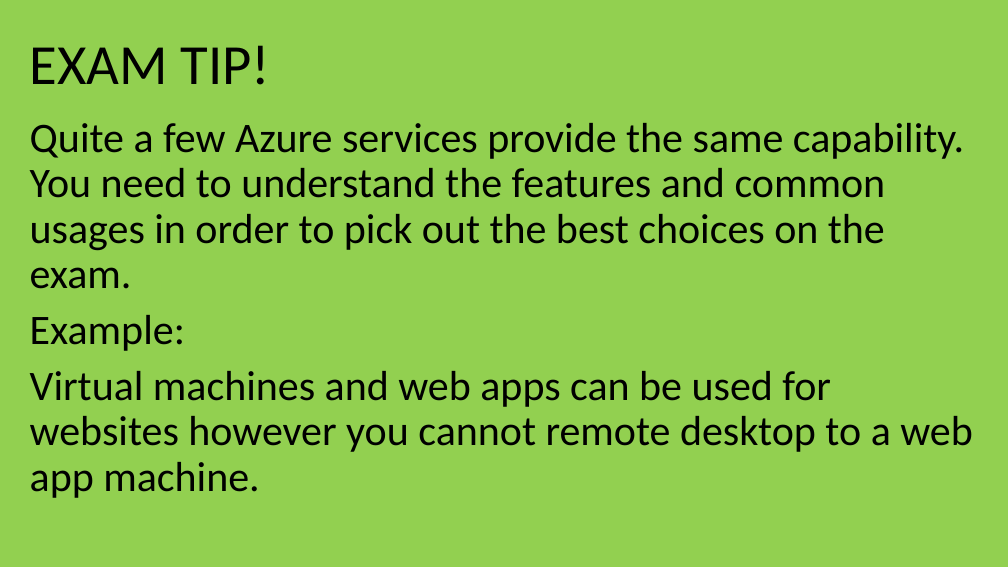
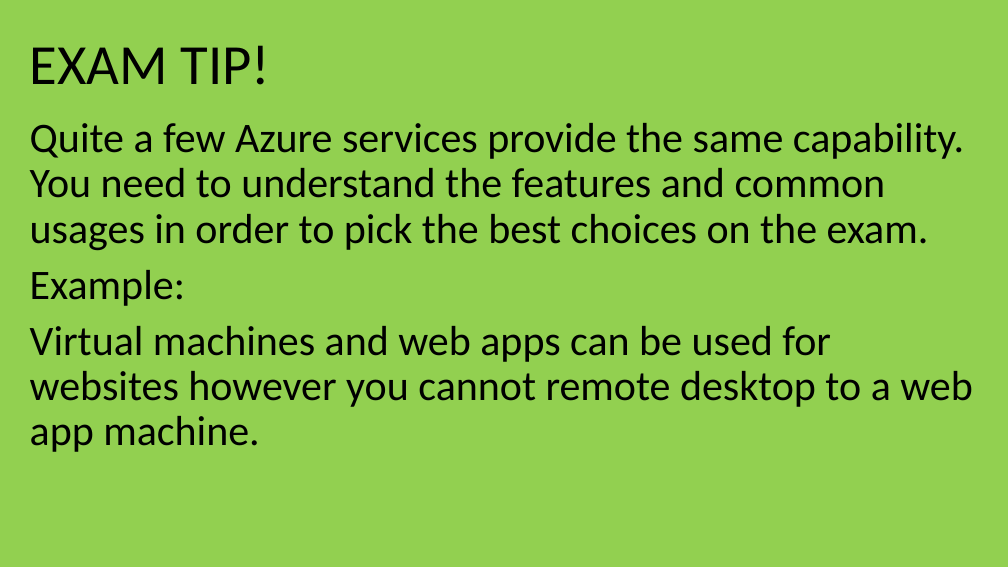
Before and after one commit to guruskill/70-534, a slide deck: slide 13 of Presentations/2017-10-18-Milwaukee/70-534-WebAndMobile.pptx (slide 14 before the commit). Drawn at 1008x567 pixels with LibreOffice and Linux fonts; fonts in the diff are those of the drawing. Boxes give left, top, right and bottom in pixels: in the first picture for what was removed or moved away, otherwise in the second. Text is boxed around its words. In the diff, an @@ line names an element or a change of style, - is before the commit and + after.

```diff
--- a/Presentations/2017-10-18-Milwaukee/70-534-WebAndMobile.pptx
+++ b/Presentations/2017-10-18-Milwaukee/70-534-WebAndMobile.pptx
@@ text at (30, 123, 964, 251): text changed @@
-Quite a few Azure services provide the same capability. You need to understand the features and common usages in order to pick out the best choices on the exam.
+Quite a few Azure services provide the same capability. You need to understand the features and common usages in order to pick the best choices on the exam.
```
Also in this commit, not shown: 32 other slides changed, 1 slide removed, 7 other files.
